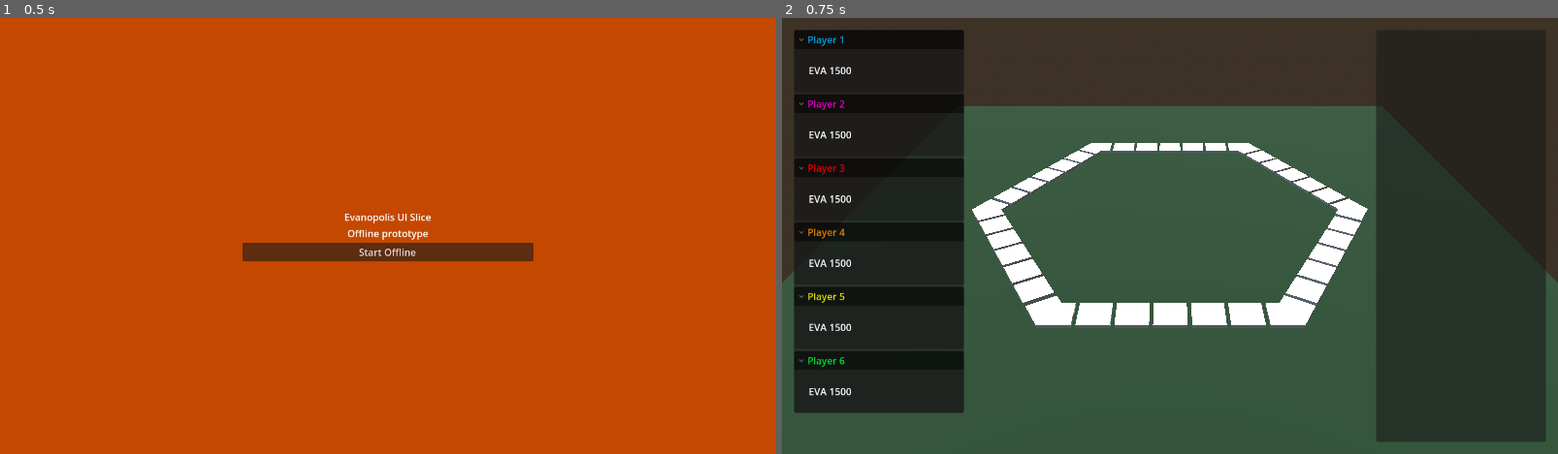
Above: before the commit, frames 1-2 (left to right).
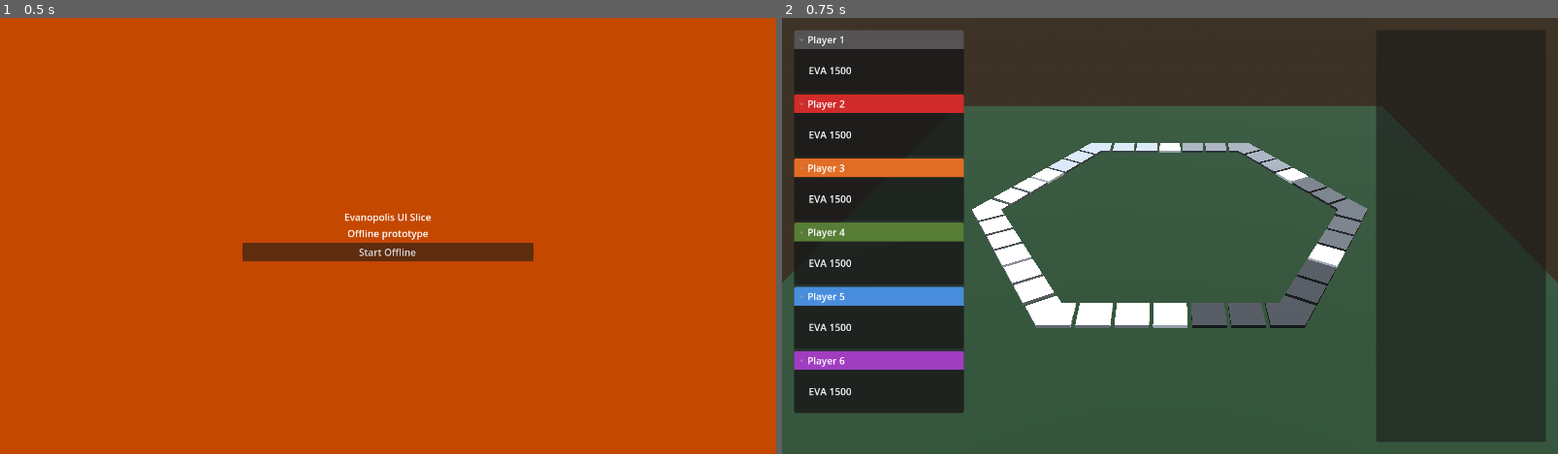
Above: after the commit, the same moments.

Repository: Falafel-Open-Games/evanopolis-ui-slice
Game: Godot game, scene res://scenes/boot_menu.tscn
Two runs of this game, one before a commit and one after it. Both use one fixed random seed, a clock stepped at 60 frames per second and the inputs below.
Inputs:
- Up to frame 1 (0.5 s): no input
- Up to frame 2 (0.75 s): click "Start Offline" at 0.5 s

Frame 1 is identical in both runs. In frame 2, 8.4% of the frame differs, in the area x 1-76%, y 2-81%.

Commit message:
feat: color board tiles and update terminology

Diff:
--- a/godot/scenes/corner_tile.tscn
+++ b/godot/scenes/corner_tile.tscn
@@ -1,4 +1,8 @@
-[gd_scene load_steps=3 format=4 uid="uid://75mr7nsx53p0"]
+[gd_scene load_steps=5 format=4 uid="uid://75mr7nsx53p0"]
+
+[ext_resource type="Script" uid="uid://kkctmgrcsfau" path="res://scripts/board_tile.gd" id="1_4kwbn"]
+
+[sub_resource type="StandardMaterial3D" id="StandardMaterial3D_wnpk2"]
 
 [sub_resource type="ArrayMesh" id="ArrayMesh_y8lo4"]
 _surfaces = [{
@@ -15,9 +19,11 @@
 size = Vector3(0.1, 0.01, 0.1)
 
 [node name="CornerTile" type="Node3D"]
+script = ExtResource("1_4kwbn")
 
 [node name="CSGBakedMeshInstance3D" type="MeshInstance3D" parent="."]
 transform = Transform3D(0.4, 0, 0, 0, 0.4, 0, 0, 0, 0.4, 0, 0.002, 0)
+material_override = SubResource("StandardMaterial3D_wnpk2")
 mesh = SubResource("ArrayMesh_y8lo4")
 
 [node name="CSGCombiner3D" type="CSGCombiner3D" parent="."]
--- a/godot/scenes/game.tscn
+++ b/godot/scenes/game.tscn
@@ -1,7 +1,8 @@
-[gd_scene load_steps=8 format=3 uid="uid://cqmxik86m7jfl"]
+[gd_scene load_steps=9 format=3 uid="uid://cqmxik86m7jfl"]
 
 [ext_resource type="PackedScene" uid="uid://bq8yu0tnywxwn" path="res://scenes/side_strip.tscn" id="2_s0k7h"]
 [ext_resource type="PackedScene" uid="uid://cf3ptmh3a1lsi" path="res://scenes/player_summary.tscn" id="2_yqjtg"]
+[ext_resource type="Script" uid="uid://csigfifodnx75" path="res://scripts/board_layout.gd" id="3_tfrx2"]
 
 [sub_resource type="StandardMaterial3D" id="StandardMaterial3D_8cj0n"]
 albedo_color = Color(0.05857501, 0.15, 0.0465, 1)
@@ -23,6 +24,7 @@
 tonemap_mode = 2
 
 [node name="Game" type="Node3D"]
+script = ExtResource("3_tfrx2")
 
 [node name="Table" type="MeshInstance3D" parent="."]
 mesh = SubResource("PlaneMesh_8cj0n")
@@ -43,7 +45,7 @@
 [node name="tiles" type="Node3D" parent="."]
 transform = Transform3D(1, 0, 0, 0, 1, 0, 0, 0, 1, -0.14096236, 0, 0.25193307)
 
-[node name="SideStrip" parent="tiles" instance=ExtResource("2_s0k7h")]
+[node name="SideStrip1" parent="tiles" instance=ExtResource("2_s0k7h")]
 
 [node name="SideStrip2" parent="tiles" instance=ExtResource("2_s0k7h")]
 transform = Transform3D(0.49999997, 0, 0.86602545, 0, 1, 0, -0.86602545, 0, 0.49999997, 0.28620952, 0, -0.0019304231)
--- a/godot/scenes/side_strip.tscn
+++ b/godot/scenes/side_strip.tscn
@@ -7,9 +7,6 @@
 
 [node name="CornerTile" parent="." instance=ExtResource("2_f4p7u")]
 transform = Transform3D(0.8660254, 0, -0.5, 0, 1, 0, 0.5, 0, 0.8660254, 0, 0, -0.0034799427)
-
-[node name="Tile" parent="." instance=ExtResource("1_5s5n0")]
-transform = Transform3D(1, 0, 0, 0, 1, 0, 0, 0, 1, 0.0065248907, 0, 0)
 
 [node name="Tile2" parent="." instance=ExtResource("1_5s5n0")]
 transform = Transform3D(1, 0, 0, 0, 1, 0, 0, 0, 1, 0.05173998, 0, 0)
--- a/godot/scenes/tile.tscn
+++ b/godot/scenes/tile.tscn
@@ -1,9 +1,12 @@
-[gd_scene load_steps=2 format=3 uid="uid://q6cux836c2th"]
+[gd_scene load_steps=3 format=3 uid="uid://q6cux836c2th"]
+
+[ext_resource type="Script" uid="uid://b4e2b8e8n0e5t" path="res://scripts/board_tile.gd" id="1_u6qf7"]
 
 [sub_resource type="BoxMesh" id="BoxMesh_uiyn6"]
 size = Vector3(0.1, 0.01, 0.1)
 
 [node name="Tile" type="Node3D"]
+script = ExtResource("1_u6qf7")
 
 [node name="Mesh" type="MeshInstance3D" parent="."]
 transform = Transform3D(0.4, 0, 0, 0, 0.4, 0, 0, 0, 0.4, 0, 0.002, 0)
--- /dev/null
+++ b/godot/scripts/board_layout.gd
@@ -0,0 +1,59 @@
+@tool
+extends Node3D
+
+const CITY_COLORS := {
+	"Caracas": Color("#2b2b2b"),
+	"Assuncion": Color("#404040"),
+	"Ciudad del Este": Color("#595959"),
+	"Minsk": Color("#737373"),
+	"Irkutsk": Color("#8f8f8f"),
+	"Rockdale": Color("#adadad"),
+}
+
+const CITY_ORDER := [
+	"Rockdale",
+	"Caracas",
+	"Assuncion",
+	"Ciudad del Este",
+	"Minsk",
+	"Irkutsk",
+]
+
+const SIDE_STRIP_NAMES := [
+	"SideStrip1",
+	"SideStrip2",
+	"SideStrip3",
+	"SideStrip4",
+	"SideStrip5",
+	"SideStrip6",
+]
+
+const CENTER_TILE_NAME := "Tile4"
+
+func _ready() -> void:
+	_apply_colors()
+
+func _apply_colors() -> void:
+	for side_index in range(SIDE_STRIP_NAMES.size()):
+		var side_name: String = SIDE_STRIP_NAMES[side_index]
+		var side := get_node_or_null("tiles/" + side_name)
+		if side == null:
+			print("null side")
+			continue
+
+		var prev_city: String = CITY_ORDER[side_index]
+		var next_city: String = CITY_ORDER[(side_index + 1) % CITY_ORDER.size()]
+
+		_set_tile_color(side, "CornerTile", CITY_COLORS[prev_city])
+		_set_tile_color(side, "Tile2", CITY_COLORS[prev_city])
+		_set_tile_color(side, "Tile3", CITY_COLORS[prev_city])
+
+		_set_tile_color(side, CENTER_TILE_NAME, Color.WHITE)
+
+		_set_tile_color(side, "Tile5", CITY_COLORS[next_city])
+		_set_tile_color(side, "Tile6", CITY_COLORS[next_city])
+
+func _set_tile_color(parent: Node, tile_name: String, color: Color) -> void:
+	var tile := parent.get_node_or_null(tile_name)
+	if tile is BoardTile:
+		tile.tile_color = color
--- /dev/null
+++ b/godot/scripts/board_tile.gd
@@ -0,0 +1,23 @@
+@tool
+class_name BoardTile
+extends Node3D
+
+var _tile_color: Color = Color.WHITE
+
+@export var tile_color: Color = Color.WHITE:
+	get:
+		return _tile_color
+	set(value):
+		_tile_color = value
+		if is_inside_tree():
+			_apply_color()
+
+func _ready() -> void:
+	_apply_color()
+
+func _apply_color() -> void:
+	var material := StandardMaterial3D.new()
+	material.albedo_color = _tile_color
+	for mesh in find_children("*", "MeshInstance3D", true, false):
+		if mesh is MeshInstance3D:
+			mesh.material_override = material
--- a/godot/scripts/player_summary.gd
+++ b/godot/scripts/player_summary.gd
@@ -1,20 +1,45 @@
 extends FoldableContainer
 
-const PlayerColors:Array[Color] = [
-	"#00a2df",
-	"#df00c2",
-	"#df0004",
-	"#df8000",
-	"#dddf00",
-	"#00df34",
+const PlayerTitleColorsDark:Array[Color] = [
+	"#555354",
+	"#d22b2b",
+	"#e16d25",
+	"#587d36",
+	"#488ddc",
+	"#a03dc1",
+]
+
+const PlayerTitleColorsLight:Array[Color] = [
+	"#b2b1b3",
+	"#ff8b79",
+	"#f8af46",
+	"#75d1a9",
+	"#79bdeb",
+	"#f48dff",
 ]
 
 @export_range(0, 5, 1) var player_index = 0
 
 func _ready() -> void:
-	# set panel font color based on player index
-	self.add_theme_color_override("font_color", PlayerColors[player_index])
-	self.add_theme_color_override("collapsed_font_color", PlayerColors[player_index])
+	_apply_title_panel_style(PlayerTitleColorsDark[player_index])
 
 	# set panel title based on player index
 	self.title = "Player %d" % [player_index + 1]
+
+func _apply_title_panel_style(dark_color: Color) -> void:
+	self.add_theme_color_override("font_color", Color.WHITE)
+	self.add_theme_color_override("font_hover_color", Color.WHITE)
+	self.add_theme_color_override("collapsed_font_color", Color.WHITE)
+	self.add_theme_color_override("collapsed_font_hover_color", Color.WHITE)
+
+	_set_title_panel_color("title_panel", dark_color)
+	_set_title_panel_color("title_hover_panel", dark_color)
+	_set_title_panel_color("title_collapsed_panel", dark_color)
+	_set_title_panel_color("title_collapsed_hover_panel", dark_color)
+
+func _set_title_panel_color(style_name: String, color: Color) -> void:
+	var base_box := get_theme_stylebox(style_name)
+	var panel_box := base_box.duplicate() if base_box != null else StyleBoxFlat.new()
+	if panel_box is StyleBoxFlat:
+		panel_box.bg_color = color
+	add_theme_stylebox_override(style_name, panel_box)
Not shown, added: godot/scripts/board_layout.gd.uid
Not shown, added: godot/scripts/board_tile.gd.uid
Not shown, changed: docs/ai-context.md
Not shown, changed: docs/spec.md
